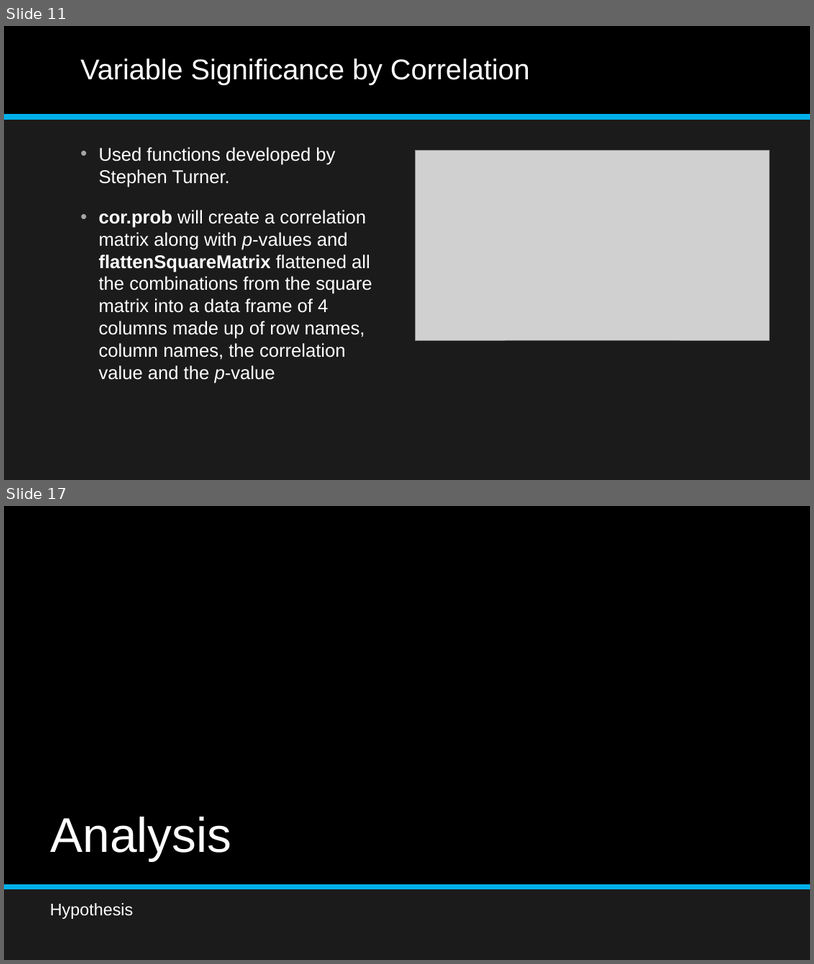
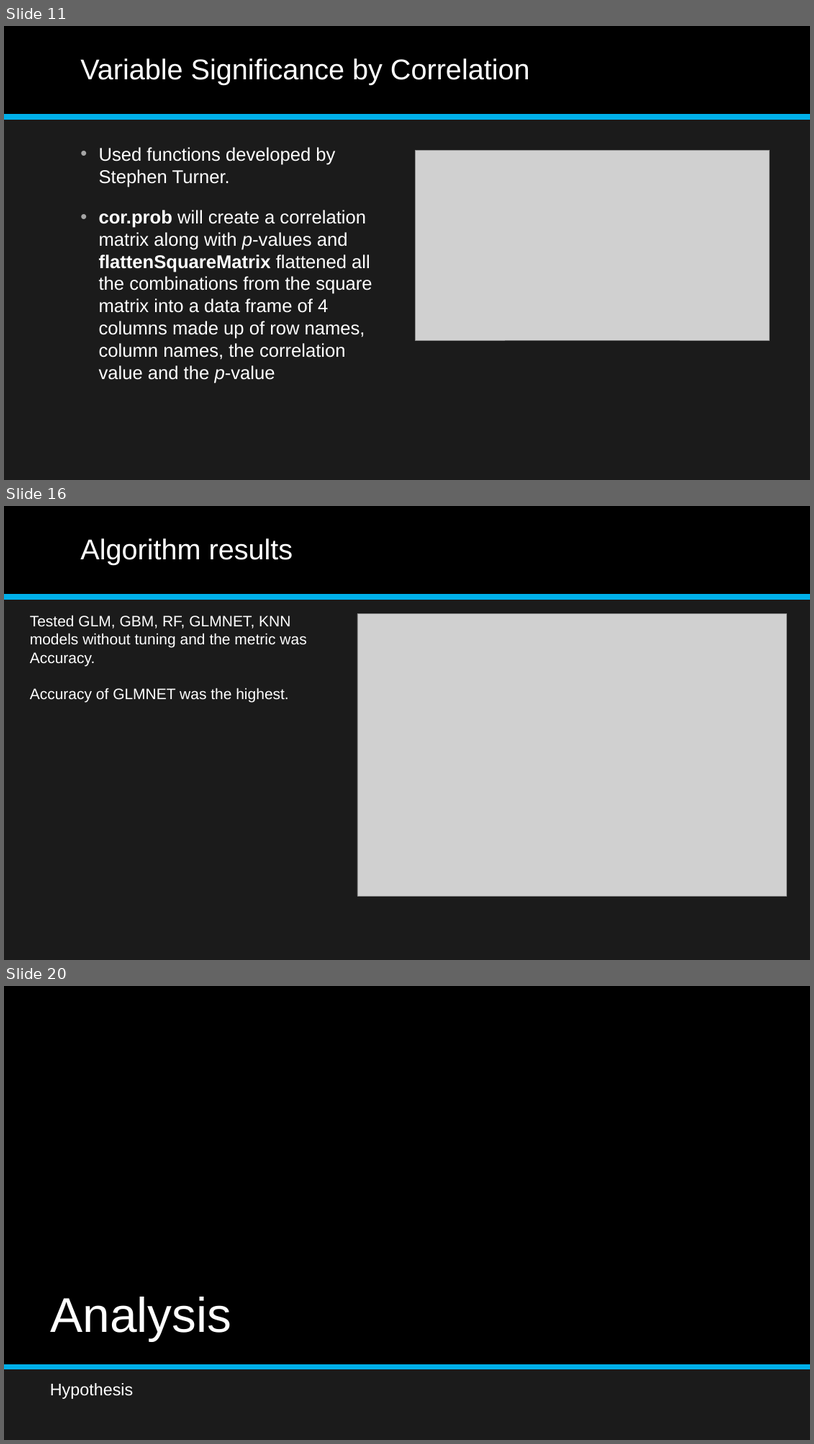
Before and after one commit to aajunwa/capstone, a slide deck: Student Alcohol Consumption Data Science Project.pptx. Shown one above the other, each under a label of ours: slides 11 and 17 before the commit, slides 11, 16 and 20 after it; the slides between them are not shown. The pictures are 814x964 and 814x1444 pixels, drawn with LibreOffice and Linux fonts; fonts in the diff are those of the drawing; grey boxes stand for pictures. Boxes give left, top, right and bottom in pixels: in the first picture for what was removed or moved away, otherwise in the second. Text is boxed around its words. In the diff, an @@ line names an element or a change of style, - is before the commit and + after.

```diff
--- a/Student Alcohol Consumption Data Science Project.pptx
+++ b/Student Alcohol Consumption Data Science Project.pptx
@@ slide 16 added at [4, 506, 810, 960], background #1B1B1B; not listed: 2 template elements that a slide beside it also shows @@
@@ title added at [80, 538, 293, 565], 34 pt, text #FFFFFF @@
+Algorithm results
@@ text added at [30, 615, 306, 702], 18 pt, text #FFFFFF @@
+Tested GLM, GBM, RF, GLMNET, KNN models without tuning and the metric was Accuracy.
+Accuracy of GLMNET was the highest.
@@ picture added at [358, 614, 787, 896] @@
@@ what was slide 17 is now slide 20 @@
```
Also in this commit, not shown: 4 slides changed, 5 other slides added, 3 slides removed, 7 other files.
